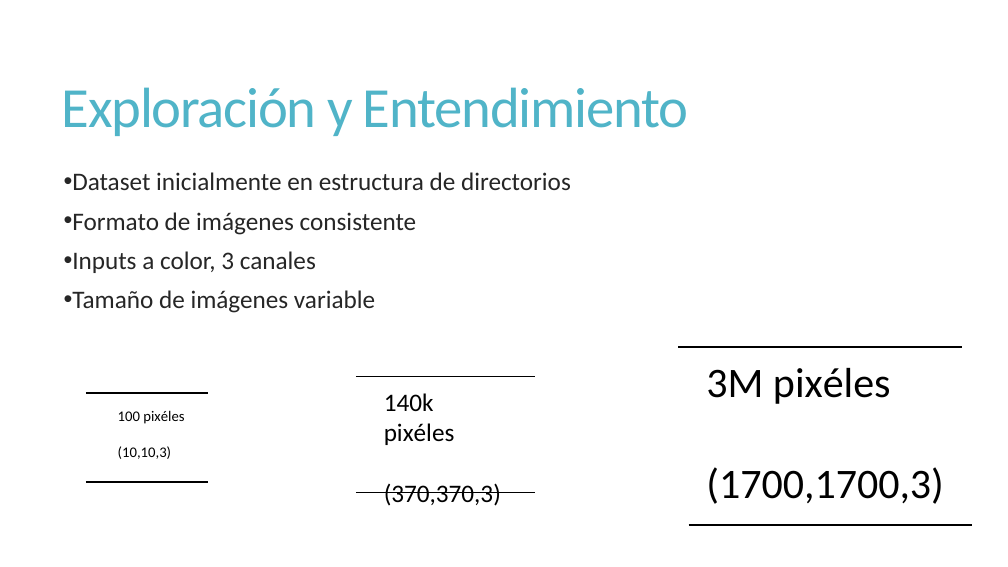
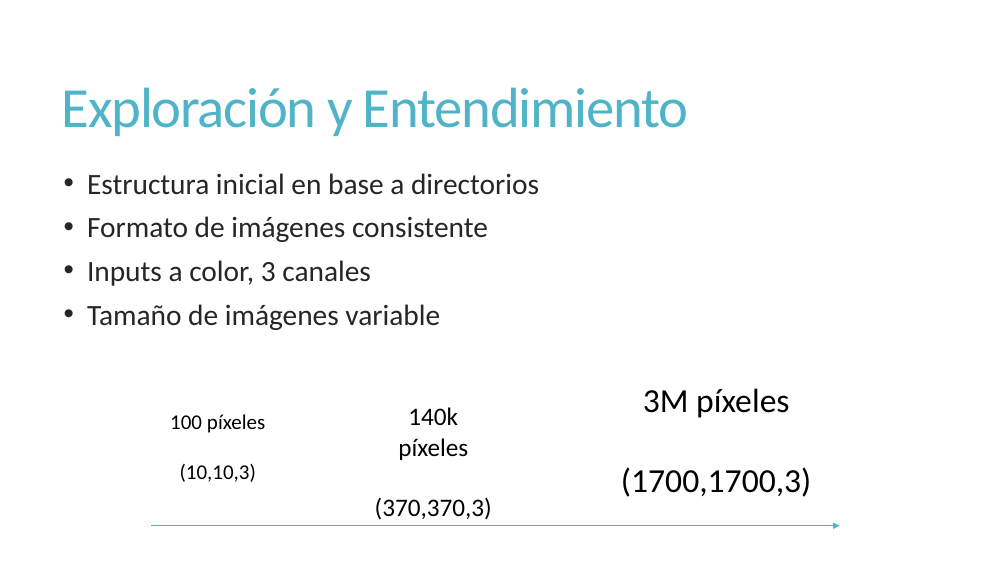
Before and after one commit to JoseGuzmanZamora/ArtClassification, a slide deck: slide 4 of ArtClassification.pptx. Drawn at 1008x567 pixels with LibreOffice and Linux fonts; fonts in the diff are those of the drawing. Boxes give left, top, right and bottom in pixels: in the first picture for what was removed or moved away, otherwise in the second. Text is boxed around its words. In the diff, an @@ line names an element or a change of style, - is before the commit and + after.

```diff
--- a/ArtClassification.pptx
+++ b/ArtClassification.pptx
@@ text at <box>87,173,539,195</box>: text changed; size 24 to 28 pt @@
-• Dataset inicialmente en estructura de directorios
+• Estructura inicial en base a directorios
@@ text at <box>87,216,488,330</box>: size 24 to 28 pt in "Formato de imágenes consistente", "Inputs a color, 3 canales", "Tamaño de imágenes variable" @@
@@ line removed from (678, 347) to (962, 347) @@
@@ line removed from (356, 377) to (535, 377) @@
@@ text "3M píxeles": place and size @@
-text "3M píxeles" at <box>706,368,944,504</box>
+text "3M píxeles" at <box>621,388,811,497</box>
@@ text at <box>643,388,789,418</box>: text changed; size 40 to 32 pt @@
-3M pixéles
+3M píxeles
@@ line removed from (86, 393) to (209, 393) @@
@@ text "100 píxeles": place and size @@
-text "100 píxeles" at <box>118,410,184,459</box>
+text "100 píxeles" at <box>170,414,265,482</box>
@@ text at <box>170,414,265,433</box>: text changed; size 14 to 20 pt @@
-100 pixéles
+100 píxeles
@@ text "140k píxeles": place and size @@
-text "140k píxeles" at <box>384,393,501,506</box>
+text "140k píxeles" at <box>375,407,492,520</box>
@@ text at <box>398,407,468,460</box>: text changed @@
-140k pixéles
+140k píxeles
@@ text at <box>180,464,256,482</box>: size 14 to 20 pt in "(10,10,3)"; alignment left to centre @@
@@ text at <box>621,467,811,497</box>: size 40 to 32 pt in "(1700,1700,3)"; alignment left to centre @@
@@ line removed from (86, 482) to (209, 482) @@
@@ line removed from (356, 493) to (535, 493) @@
@@ text at <box>375,497,492,520</box>: alignment left to centre @@
@@ arrow added from (151, 526) to (839, 526), #50B4C8 1.5 pt @@
@@ line removed from (689, 525) to (972, 525) @@
```
Also in this commit, not shown: 13 other slides changed, 2 slides added, 1 slide removed, 19 other files.
